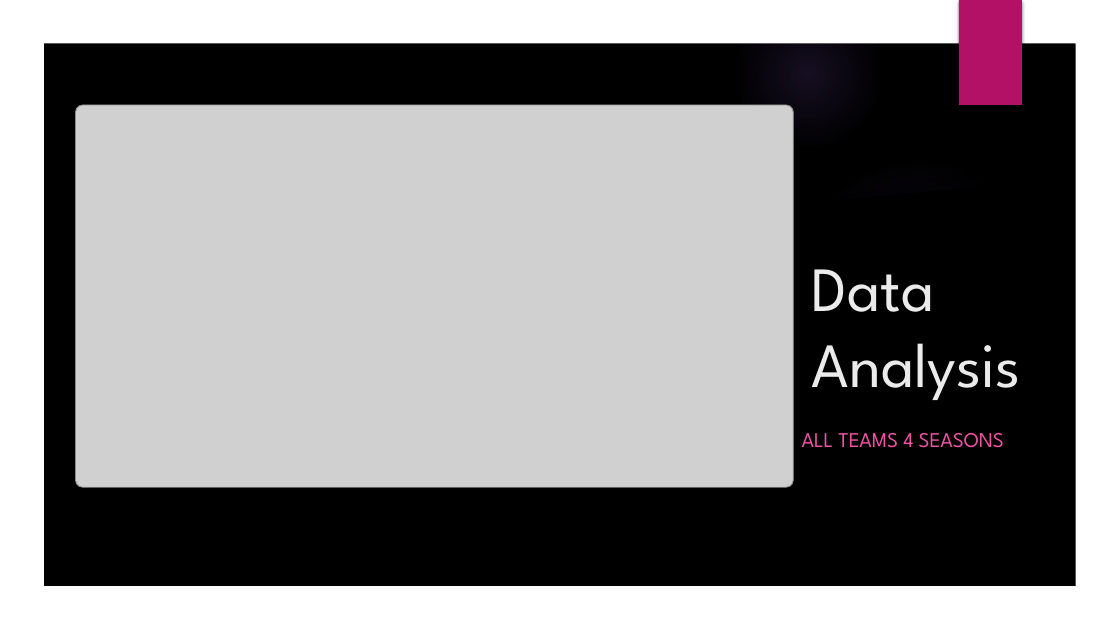
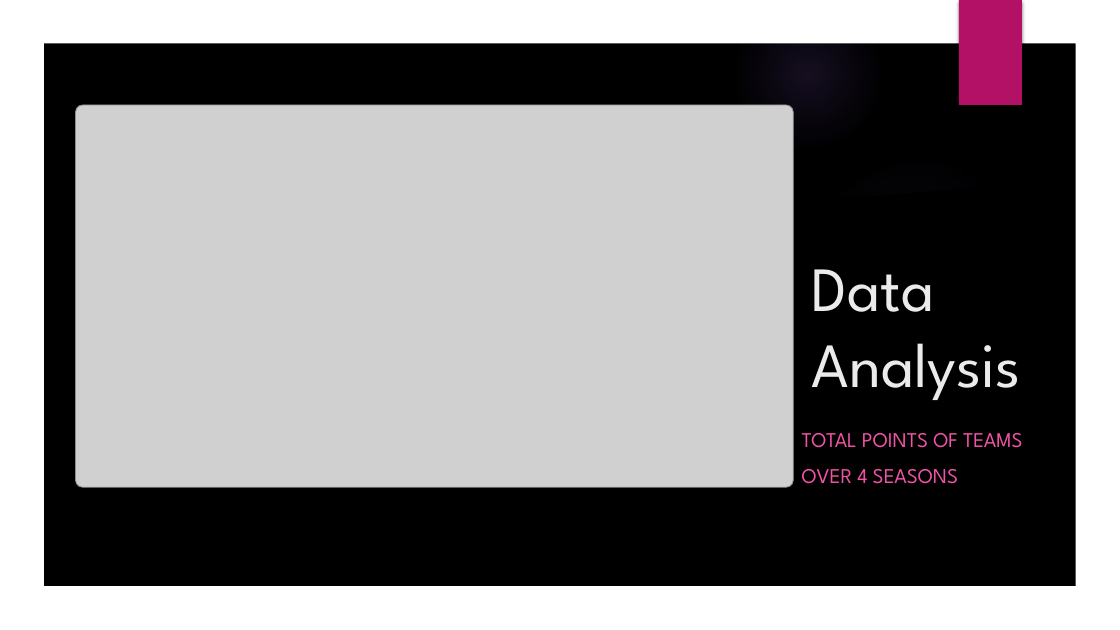
Before and after one commit to ethomps33/Premier_League_Sports_Analysis, a slide deck: slide 9 of Presentation/Project 1 Presentation.pptx. Drawn at 1120x630 pixels with LibreOffice and Linux fonts; fonts in the diff are those of the drawing; grey boxes stand for pictures; background and template pictures are left out. Boxes give left, top, right and bottom in pixels: in the first picture for what was removed or moved away, otherwise in the second. Text is boxed around its words. In the diff, an @@ line names an element or a change of style, - is before the commit and + after.

```diff
--- a/Presentation/Project 1 Presentation.pptx
+++ b/Presentation/Project 1 Presentation.pptx
@@ text at <box>802,433,1023,484</box>: text changed @@
-ALL TEAMS 4 SEASONS
+TOTAL POINTS OF TEAMS
+OVER 4 SEASONS
```
Also in this commit, not shown: 13 other slides changed, 8 slides added, 12 other files.
